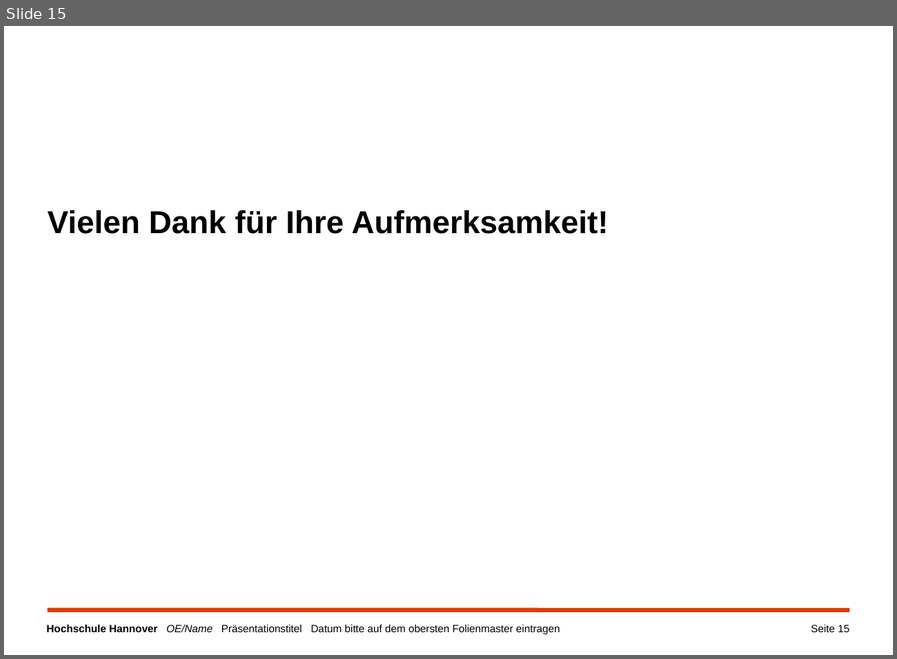
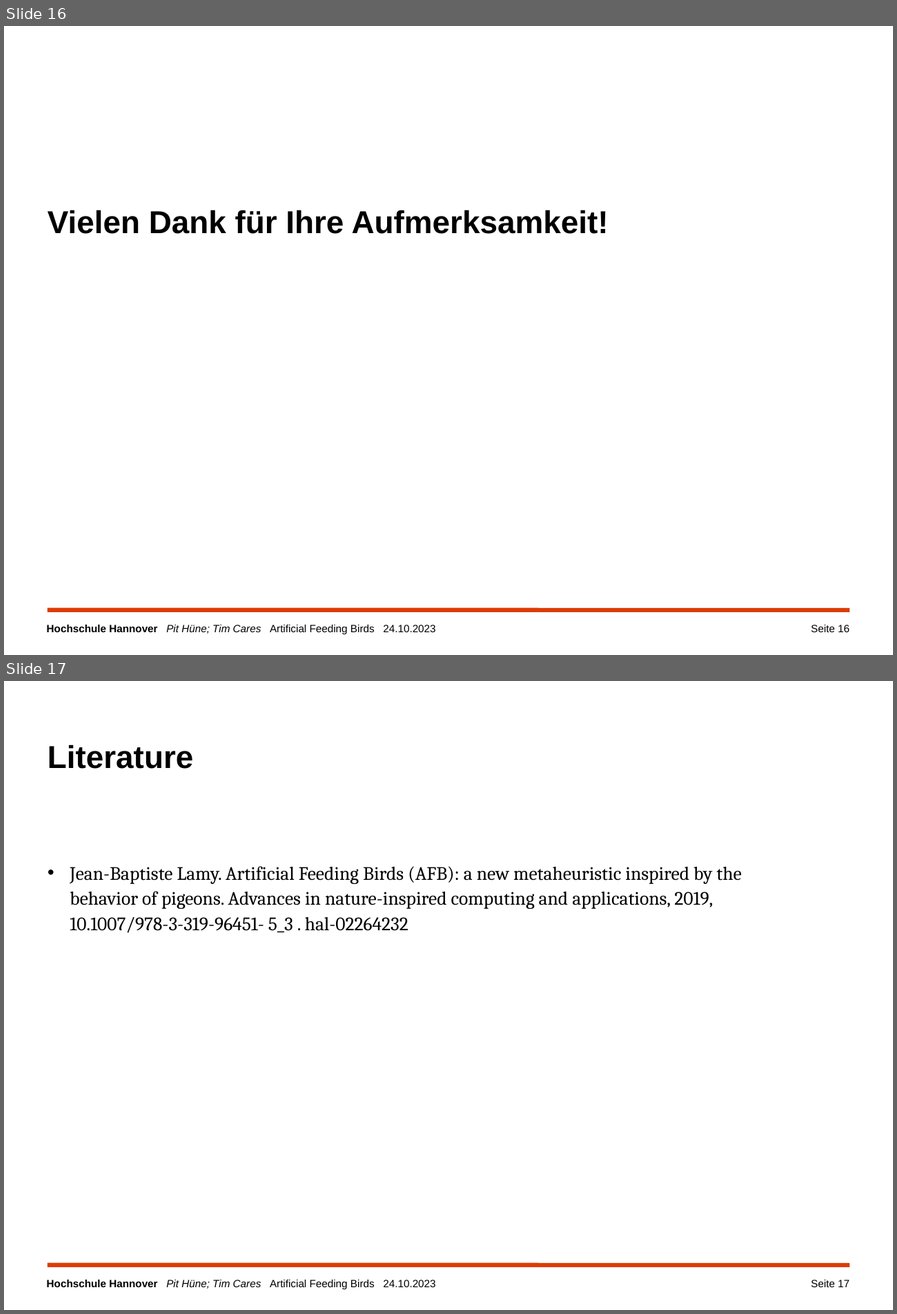
Before and after one commit to TimCares/AFB-Metaheuristic, a slide deck: doc/algorithm.pptx. Shown one above the other, each under a label of ours: slide 15 before the commit, slides 16 and 17 after it. The pictures are 897x659 and 897x1314 pixels, drawn with LibreOffice and Linux fonts; fonts in the diff are those of the drawing; background and template pictures are left out. Boxes give left, top, right and bottom in pixels: in the first picture for what was removed or moved away, otherwise in the second. Text is boxed around its words. In the diff, an @@ line names an element or a change of style, - is before the commit and + after.

```diff
--- a/doc/algorithm.pptx
+++ b/doc/algorithm.pptx
@@ slide 17 added at <box>4,681,893,1310</box>, background #FFFFFF; not listed: 2 template elements that a slide beside it also shows @@
@@ title added at <box>47,744,193,769</box>, 30 pt, text #000000, bold @@
+Literature
@@ text added at <box>70,866,741,933</box>, 18 pt, text #000000 @@
+  • Jean-Baptiste Lamy. Artificial Feeding Birds (AFB): a new metaheuristic inspired by the behavior of pigeons. Advances in nature-inspired computing and applications, 2019, 10.1007/978-3-319-96451- 5_3 . hal-02264232
@@ page number added at <box>811,1279,849,1287</box>, 10 pt, text #000000 @@
+Seite 17
@@ what was slide 15 is now slide 16 @@
@@ slide 16 changed as well @@
@@ text at <box>47,624,435,634</box>: text changed @@
-Hochschule Hannover OE/Name Präsentationstitel Datum bitte auf dem obersten Folienmaster eintragen
+Hochschule Hannover Pit Hüne; Tim Cares Artificial Feeding Birds 24.10.2023
@@ page number at <box>811,624,849,632</box>: text changed @@
-Seite 15
+Seite 16
```
Also in this commit, not shown: 14 other slides changed, 1 other slide added.
